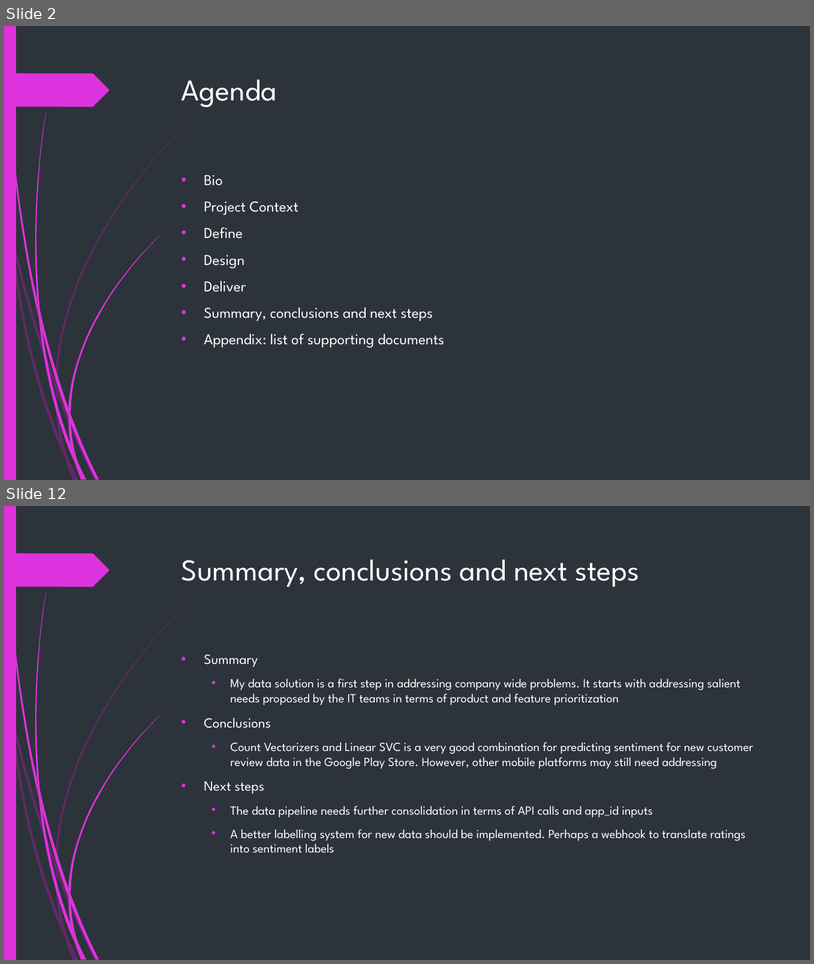
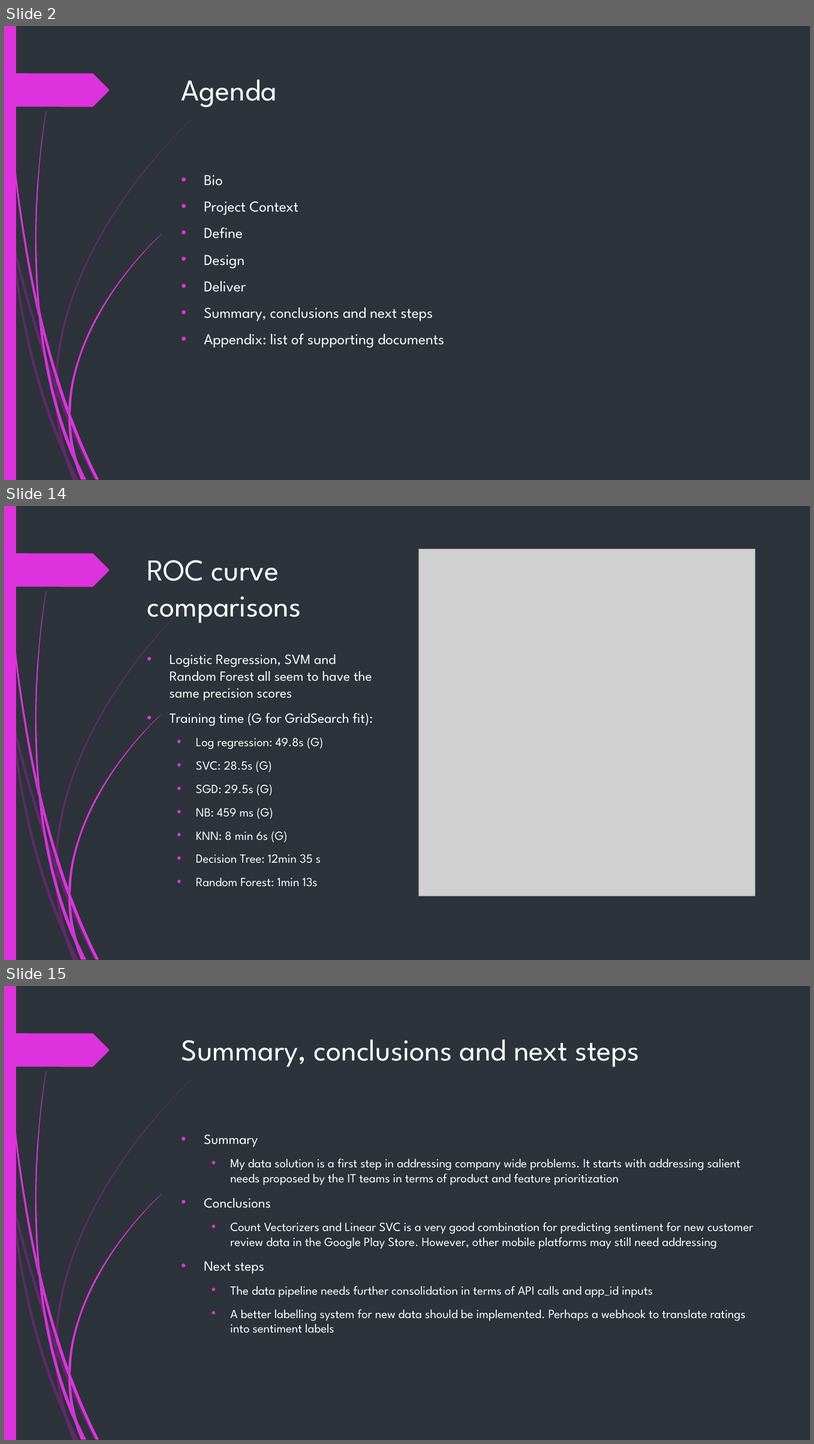
Before and after one commit to isaackarwailow/capstone-project, a slide deck: Capstone Project 2021.pptx. Shown one above the other, each under a label of ours: slides 2 and 12 before the commit, slides 2, 14 and 15 after it; the slides between them are not shown. The pictures are 814x964 and 814x1444 pixels, drawn with LibreOffice and Linux fonts; fonts in the diff are those of the drawing; grey boxes stand for pictures. Boxes give left, top, right and bottom in pixels: in the first picture for what was removed or moved away, otherwise in the second. Text is boxed around its words. In the diff, an @@ line names an element or a change of style, - is before the commit and + after.

```diff
--- a/Capstone Project 2021.pptx
+++ b/Capstone Project 2021.pptx
@@ slide 14 added at [4, 506, 810, 960], background #2C333A; not listed: 24 template elements that a slide beside it also shows @@
@@ picture added at [419, 549, 756, 896] @@
@@ title added at [147, 560, 301, 624], 36 pt, text #FFFFFF @@
+ROC curve comparisons
@@ text added at [170, 654, 373, 886], 14.8 pt, text #FFFFFF @@
+• Logistic Regression, SVM and Random Forest all seem to have the same precision scores
+• Training time (G for GridSearch fit):
+  • Log regression: 49.8s (G)
+  • SVC: 28.5s (G)
+  • SGD: 29.5s (G)
+  • NB: 459 ms (G)
+  • KNN: 8 min 6s (G)
+  • Decision Tree: 12min 35 s
+  • Random Forest: 1min 13s
@@ what was slide 12 is now slide 15 @@
```
Also in this commit, not shown: 8 slides changed, 4 other slides added, 2 slides removed.
